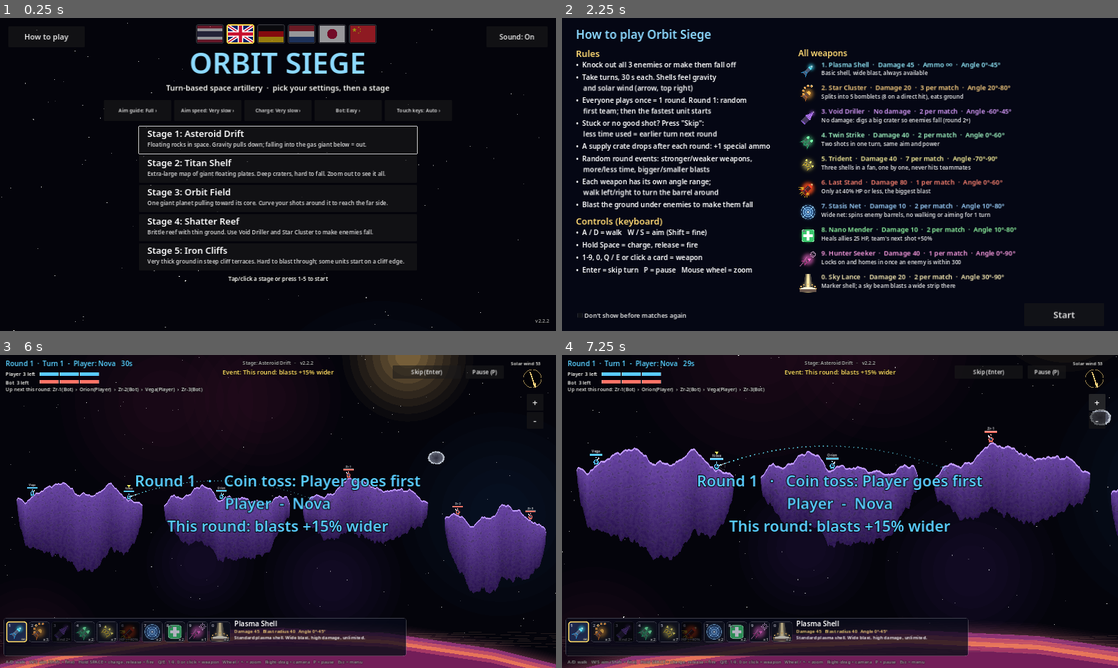
Above: before the commit, frames 1-4 (two rows, left to right).
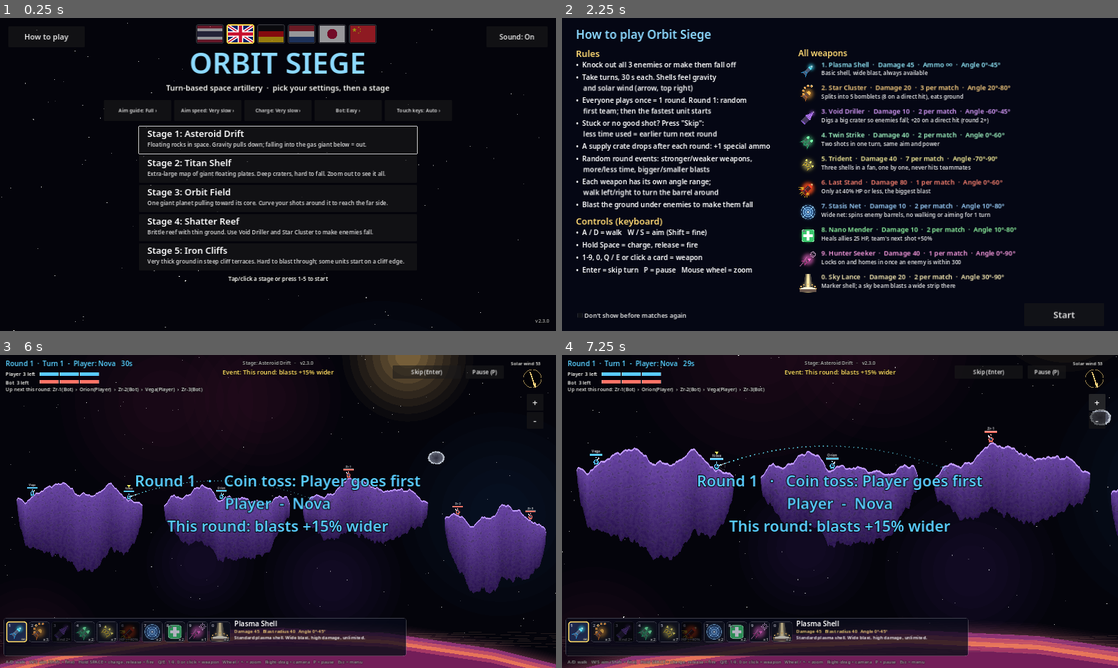
Above: after the commit, the same moments.

Repository: Pid924/OrbitSiege
Game: Godot game, scene res://scenes/menu.tscn
The game is run twice, just before and just after one commit, with the same random seed, the same clock (stepped at 60 frames per second) and the same inputs.
Inputs:
- Up to frame 1 (0.25 s): no input
- Up to frame 2 (2.25 s): click "Bot: Easy ›" at 0.5 s; click "Bot: Normal ›" at 1.25 s; click "Stage 1: Asteroid Drift" at 2 s
- Up to frame 3 (6 s): click "Stage 1: Asteroid Drift" at 2.75 s; click "Don't show before matches aga…" at 3.5 s; click "Don't show before matches aga…" at 4.25 s; click "Don't show before matches aga…" at 5 s; click "Start" at 5.75 s
- Up to frame 4 (7.25 s): click "+" at 6.5 s

The runs differ from the first frame. In frame 1, less than 0.1% of the frame differs, in the area x 97-99%, y 96-98%; in frame 2, 0.6%, in the area x 46-81%, y 28-34%; in frame 3, less than 0.1%; in frame 4, less than 0.1%.

Commit message:
2.3.0: Void Driller damage + wider tunnel; buff crates (HP, damage, double, teleport, poison)
Co-Authored-By: Claude Opus 5.5 <noreply@anthropic.com>
Claude-Session: https://claude.ai/code/session_01Lo9zaQgDYn7BjieRUw61Dn

Diff:
--- a/project.godot
+++ b/project.godot
@@ -5,7 +5,7 @@
 
 config/name="Orbit Siege"
 config/description="Turn-based space artillery prototype."
-config/version="2.2.2"
+config/version="2.3.0"
 config/icon="res://icon.png"
 run/main_scene="res://scenes/menu.tscn"
 config/features=PackedStringArray("4.2", "GL Compatibility")
--- a/scripts/game/crate.gd
+++ b/scripts/game/crate.gd
@@ -56,9 +56,14 @@
 		draw_arc(Vector2(sway, -40), 22.0, PI, TAU, 16, Color(1, 0.6, 0.3), 6.0)
 		for x in [-20.0, 0.0, 20.0]:
 			draw_line(Vector2(sway + x, -40), Vector2(x * 0.4, -18), Color(1, 1, 1, 0.6), 1.0)
+	# Supply crates are brown with "?"; buff crates are violet with "+" (they work on pickup).
+	var buff := kind == "buff"
+	var fill := Color(0.42, 0.25, 0.62) if buff else Color(0.55, 0.42, 0.25)
+	var trim := Color(0.85, 0.7, 1.0) if buff else Color(0.95, 0.8, 0.45)
 	var body := Rect2(-12, -22, 24, 22)
-	draw_rect(body, Color(0.55, 0.42, 0.25))
-	draw_rect(body, Color(0.95, 0.8, 0.45), false, 2.0)
-	draw_line(Vector2(-12, -11), Vector2(12, -11), Color(0.95, 0.8, 0.45), 2.0)
+	draw_rect(body, fill)
+	draw_rect(body, trim, false, 2.0)
+	draw_line(Vector2(-12, -11), Vector2(12, -11), trim, 2.0)
 	var glow := 0.6 + 0.4 * sin(_time * 4.0)
-	draw_string(ThemeDB.fallback_font, Vector2(-5, -6), "?", HORIZONTAL_ALIGNMENT_LEFT, -1, 14, Color(1, 1, 0.7, glow))
+	var mark_color := Color(1, 0.85, 1.0, glow) if buff else Color(1, 1, 0.7, glow)
+	draw_string(ThemeDB.fallback_font, Vector2(-5, -6), "+" if buff else "?", HORIZONTAL_ALIGNMENT_LEFT, -1, 14, mark_color)
--- a/scripts/game/game_settings.gd
+++ b/scripts/game/game_settings.gd
@@ -39,7 +39,7 @@
 
 ## How much of the predicted flight path the human player sees, in seconds of flight.
 const GUIDE_OPTIONS := [["ปิด", 0.0], ["สั้น", 0.35], ["กลาง", 0.9], ["ยาว", 2.0], ["เต็มเส้น", 12.0]]
-const VERSION := "2.2.2"
+const VERSION := "2.3.0"
 
 ## [label, seconds to fill the charge bar] for the human player.
 const CHARGE_OPTIONS := [["ช้ามาก", 5.0], ["ช้า", 3.6], ["ปกติ", 2.6], ["เร็ว", 1.6]]
--- a/scripts/game/i18n_table.gd
+++ b/scripts/game/i18n_table.gd
@@ -10,6 +10,24 @@
 	"ไม่โดนพวกเดียวกัน (ฮีลเพื่อนแทน)": ["Never hurts your team (heals them instead)", "Trifft nie dein Team (heilt es stattdessen)", "Raakt nooit je team (geneest het juist)", "味方には当たらない（代わりに回復）", "不会伤到队友（改为治疗）"],
 	"ไม่มีดาเมจ แต่พื้นที่ถล่มทำให้พวกเดียวกันร่วงได้": ["No damage, but the collapsing ground can drop your own team", "K …(194 unchanged characters)…
 	"โดนพวกเดียวกันด้วย ระวัง!": ["Hurts your own team too, careful!", "Trifft auch dein Team, Vorsicht!", "Raakt ook je eigen team, pas op!", "味方にも当たる、注意！", "也会伤到队友，小心！"],
+	"กล่องพลังกำลังตก!": ["A power crate is falling!", "Eine Kraftkiste fällt!", "Er valt een krachtkist!", "パワー箱が落下中！", "能量箱正在落下！"],
+	"+%d HP": ["+%d HP", "+%d LP", "+%d HP", "+%d HP", "+%d HP"],
+	"นัดถัดไปดาเมจ +%d%%": ["Next shot +%d%% damage", "Nächster Schuss +%d%% Schaden", "Volgend schot +%d%% schade", "次の一発 ダメージ+%d%%", "下一发伤害+%d%%"],
+	"นัดถัดไปยิงซ้ำอัตโนมัติ": ["Next shot fires twice", "Nächster Schuss feuert doppelt", "Volgend schot vuurt twee keer", "次の一発は自動で2回", "下一发自动连射两次"],
+	"นัดถัดไปเป็นกระสุนวาร์ป": ["Next shot is a teleport", "Nächster Schuss teleportiert", "Volgend schot is een teleport", "次の一発はワープ弾", "下一发是传送弹"],
+	"นัดถัดไปมีพิษ": ["Next shot is poisoned", "Nächster Schuss ist giftig", "Volgend schot is giftig", "次の一発は毒入り", "下一发带毒"],
+	"ติดพิษ!": ["Poisoned!", "Vergiftet!", "Vergiftigd!", "毒！", "中毒！"],
+	"พิษ -%d": ["Poison -%d", "Gift -%d", "Gif -%d", "毒 -%d", "中毒 -%d"],
+	"วาร์ป!": ["Teleport!", "Teleport!", "Teleport!", "ワープ！", "传送！"],
+	"วาร์ปพลาด!": ["Teleport failed!", "Teleport fehlgeschlagen!", "Teleport mislukt!", "ワープ失敗！", "传送失败！"],
+	"นัดนี้เป็นกระสุนวาร์ป (เลือกอาวุธไม่ได้)": ["This shot is a teleport (no weapon choice)", "Dieser Schuss teleportiert (keine Waffenwahl)", "Dit schot is een teleport (geen wapenkeuze)", "この一発はワープ弾（武器選択不可）", "本发为传送弹（不能选武器）"],
+	"ดาเมจ +%d%%": ["Damage +%d%%", "Schaden +%d%%", "Schade +%d%%", "ダメージ+%d%%", "伤害+%d%%"],
+	"ยิงซ้ำ": ["Double shot", "Doppelschuss", "Dubbel schot", "2連射", "连射"],
+	"กระสุนพิษ": ["Poison shot", "Giftschuss", "Gifschot", "毒弾", "毒弹"],
+	"ติดพิษอีก %d ตา": ["Poisoned for %d more turns", "Noch %d Züge vergiftet", "Nog %d beurten vergiftigd", "毒 あと%dターン", "中毒还剩%d回合"],
+	"สถานะ: ": ["Status: ", "Status: ", "Status: ", "状態: ", "状态: "],
+	"วาร์ปไปจุดที่กระสุนตก ถ้าไปยืนตรงนั้นไม่ได้ถือว่าพลาด": ["Teleports you to where the shell lands; no room to stand there means a miss.", "Teleportiert dich zum Einschlag; ohne Platz zum Stehen ist es verfehlt.", "Teleporteert je naar de inslag; geen plek om te staan is een misser.", "着弾点にワープ。立てる場所がなければ失敗。", "传送到落点，落点无法站立则失败。"],
+	"+%d ถ้าโดนตรง": ["+%d on direct hit", "+%d bei Volltreffer", "+%d bij voltreffer", "直撃+%d", "直接命中+%d"],
 	"คุณ": ["You", "Du", "Jij", "あなた", "你"],
 	"อีกฝ่าย": ["Rival", "Gegner", "Tegenstander", "相手", "对手"],
 	"อีกฝ่ายชนะ": ["Your rival wins", "Dein Gegner gewinnt", "Je tegenstander wint", "相手の勝ち", "对手获胜"],
@@ -84,7 +102,7 @@
 	"รอบนี้วงระเบิดแคบลง %d%%": ["This round: blasts -%d%% smaller", "Diese Runde: Explosionen -%d%% kleiner", "Deze ronde: explosies -%d%% kleiner", "このラウンド：爆発範囲 -%d%%", "本回合：爆炸范围 -%d%%"],
 	"กระสุนพลาสมามาตรฐาน ระเบิดวงกว้าง ดาเมจสูง ใช้ได้ไม่จำกัด": ["Standard plasma shell. Wide blast, high damage, unlimit …(199 unchanged characters)…
 	"กระทบแล้วแตกเป็นลูกย่อย 5 ลูก ถ้าโดนตัวศัตรูจัง ๆ แตก 8 ลูก กินพื้นหายไปเยอะ ทำให้ศัตรูร่วงได้": ["Splits into 5 bomb …(359 unchanged characters)…
-	"ไม่มีดาเมจ เจาะทะลุพื้นเป็นอุโมงค์กว้าง แล้วทลายพื้นเป็นหลุมใหญ่ (รัศมี 78) ทำให้ศัตรูร่วง ใช้ได้ตั้งแต่รอบ 2": ["No damage. Bores a wide tunnel, then collapses a big crater (radius 78) so enemies fall. From round 2.", "Kein Schaden. Bohrt einen breiten Tunnel und reißt einen Krater (Radius 78) auf. Ab Runde 2.", "Geen schade. Boort een brede tunnel en slaat een krater (straal 78) zodat vijanden vallen. Vanaf ronde 2.", "ダメージなし。広いトンネルを掘り、\n大穴（半径78）を開けて敵を落とす。ラウンド2から。", "无伤害。钻出宽隧道后塌成大坑\n（半径78），让敌人坠落。第2轮起可用。"],
+	"เจาะทะลุพื้นเป็นอุโมงค์กว้าง แล้วทลายพื้นเป็นหลุมใหญ่ (รัศมี 78) ทำให้ศัตรูร่วง ดาเมจ 10 ถ้าโดนตัวก่อนเจาะพื้น +20 ใช้ได้ตั้งแต่รอบ 2": ["Bores a wide tunnel, then collapses a big crater (radius 78) so enemies fall. 10 damage, +20 if it hits a unit before drilling. From round 2.", "Bohrt einen breiten Tunnel und reißt einen Krater (Radius 78) auf. 10 Schaden, +20 bei Treffer vor dem Bohren. Ab Runde 2.", "Boort een brede tunnel en slaat een krater (straal 78). 10 schade, +20 als hij een eenheid raakt vóór het boren. Vanaf ronde 2.", "広いトンネルを掘り、大穴（半径78）で敵を落とす。\nダメージ10、掘る前に直撃なら+20。ラウンド2から。", "钻出宽隧道后塌成大坑（半径78）让敌人坠落。\n伤害10，钻地前直接命中+20。第2轮起可用。"],
 	"ยิงได้ 2 ครั้งในตาเดียว ด้วยมุมและแรงเดิม นัดที่สองซ้ำจุดเดิมให้หลุมลึกขึ้น": ["Fires twice in one turn with the same …(304 unchanged characters)…
 	"ยิง 3 นัดแบบพัด ทีละนัดห่างกัน 0.5 วินาที เล็งได้ทุกมุม ลูกข้างโดนลมแรงกว่าลูกหลัก ไม่โดนเพื่อนร่วมทีม": ["Fires 3 sh …(473 unchanged characters)…
 	"ปลดล็อกเมื่อเลือดเหลือไม่เกิน 40% ระเบิดรุนแรงที่สุดในเกม ใช้ได้ครั้งเดียว": ["Unlocks at 40% HP or less. The stronge …(260 unchanged characters)…
@@ -94,7 +112,7 @@
 	"ยิงลูกบอกพิกัดไปตกตรงไหน ลำแสงจากฟ้าจะยิงลงมาถล่มพื้นตรงนั้นเป็นวงกว้าง ใช้ได้ 2 ครั้ง": ["Fires a marker; a beam fro …(328 unchanged characters)…
 	"กระสุนพื้นฐาน ระเบิดวงกว้าง ใช้ได้ตลอด": ["Basic shell, wide blast, always available", "Standardgranate, große Explosion, immer verfügbar", "Standaardgranaat, grote explosie, altijd beschikbaar", "基本の弾。爆発範囲が広く、いつでも使える", "基础弹，爆炸范围大，随时可用"],
 	"แตกเป็นลูกย่อย 5 ลูก โดนตัวจัง ๆ แตก 8 ลูก กินพื้นเยอะ": ["Splits into 5 bomblets (8 on a direct hit), eats ground", "5 Bomblets (8 bei Volltreffer), frisst viel Boden", "5 bommetjes (8 bij voltreffer), vreet grond weg", "子弾5個（直撃で8個）に分裂、地面を大きく削る", "分裂5颗子弹（直接命中8颗），大量削地"],
-	"ไม่มีดาเมจ เจาะพื้นเป็นหลุมใหญ่ ทำให้ศัตรูร่วง ใช้ได้ตั้งแต่รอบ 2": ["No damage: digs a big crater so enemies fall (round 2+)", "Kein Schaden: gräbt einen Krater, Gegner stürzen (ab Runde 2)", "Geen schade: graaft een krater, vijanden vallen (vanaf ronde 2)", "ダメージなし。大穴で敵を落とす（ラウンド2から）", "无伤害，挖大坑让敌人坠落（第2轮起）"],
+	"เจาะพื้นเป็นหลุมใหญ่ ทำให้ศัตรูร่วง โดนตัวตรงๆ +20 ใช้ได้ตั้งแต่รอบ 2": ["Digs a big crater so enemies fall; +20 on a direct hit (round 2+)", "Gräbt einen Krater, Gegner stürzen; +20 bei Volltreffer (ab Runde 2)", "Graaft een krater, vijanden vallen; +20 bij voltreffer (vanaf ronde 2)", "大穴で敵を落とす。直撃で+20（ラウンド2から）", "挖大坑让敌人坠落，直接命中+20（第2轮起）"],
 	"ยิง 2 นัดในตาเดียว มุมและแรงเดิม": ["Two shots in one turn, same aim and power", "Zwei Schüsse pro Zug, gleiches Zielen", "Twee schoten per beurt, zelfde richting", "1ターンに同じ狙いで2発", "一回合两发，角度力度相同"],
 	"ยิง 3 นัดแบบพัด ทีละนัด ไม่โดนเพื่อน": ["Three shells in a fan, one by one, never hits teammates", "Drei Granaten im Fächer nacheinander, trifft nie Verbündete", "Drie granaten in een waaier na elkaar, raakt nooit teamgenoten", "3発を扇状に順番に発射、味方に当たらない", "扇形依次发射3发，不伤队友"],
 	"ตาข่ายวงกว้าง สุ่มมุมปืนศัตรู เดินและหมุนปืนไม่ได้ 1 ตา": ["Wide net: spins enemy barrels, no walking or aiming for 1 …(212 unchanged characters)…
--- a/scripts/game/match.gd
+++ b/scripts/game/match.gd
@@ -74,6 +74,12 @@
 var shots_left := 0
 var refire_timer := 0.0
 var last_shot := {}
+var shot_poison := false  # this shot leaves poison where it bursts (crate buff)
+var crate_drops := 0  # crates alternate: supply (ammo) then buff
+const BUFF_KINDS := ["hp", "dmg", "double", "teleport", "poison"]
+const POISON_DAMAGE := 10
+const POISON_TURNS := 3
+const POISON_RADIUS := 140.0  # same as the Stasis Net
 var volley: Array = []  # shells still to fire one by one: [seconds left, angle offset]
 var crates: Array = []
 ## A round = every living unit plays once. Round 1 starts with a coin toss for the first team;
@@ -439,7 +445,11 @@
 
 func _fire(angle: float, power: float) -> void:
 	var weapon := current_weapon_id()
-	if not weapon_available(current_team, weapon):
+	var buffs: Dictionary = active_unit.buffs
+	if buffs.has("teleport"):
+		weapon = "teleport"  # the teleport crate replaces this shot, whatever was picked
+		buffs.erase("teleport")
+	elif not weapon_available(current_team, weapon):
 		weapon = Weapons.LIST[0]
 		team_weapon[current_team] = 0
 	if team_ammo[current_team].has(weapon):
@@ -456,6 +466,12 @@
 		shot_dmg_mult *= 1.0 + team_boost[current_team]
 		team_boost[current_team] = 0.0
 	shot_radius_mult = 1.0 + _event_value("blast") / 100.0
+	shot_dmg_mult *= 1.0 + float(buffs.get("dmg", 0.0))
+	if buffs.has("double"):
+		shots_left += 1  # fire the same shot once more, automatically
+	shot_poison = buffs.has("poison")
+	for k in ["dmg", "double", "poison"]:
+		buffs.erase(k)
 	_launch(last_shot)
 	# Special weapons are one-off picks: the next turn starts back on weapon 1.
 	team_weapon[current_team] = 0
@@ -657,6 +673,11 @@
 
 func on_detonation(pos: Vector2, weapon_id: String, vel: Vector2, direct := false) -> void:
 	var w := Weapons.get_def(weapon_id)
+	if shot_poison:
+		_spread_poison(pos)
+	if w.get("teleport", false):
+		_teleport(pos)
+		return
 	if w.has("strike_width"):
 		_call_sky_strike(pos, weapon_id)
 		return
@@ -698,7 +719,10 @@
 				_float_text(c + Vector2(0, -30), "+%d" % healed, Color(0.5, 1.0, 0.55))
 			continue
 		var f := 1.0 - d / reach
-		var dmg := int(round(w.damage * f * shot_dmg_mult))
+		var base: float = w.damage
+		if direct and u == unit_at(pos):
+			base += w.get("direct_bonus", 0.0)  # Void Driller hitting a unit before it drills
+		var dmg := int(round(base * f * shot_dmg_mult))
 		if dmg <= 0:
 			continue
 		u.take_damage(dmg)
@@ -718,6 +742,51 @@
 	camera.shake = maxf(camera.shake, radius * 0.3)
 
 
+## Poison crate: enemies near the burst lose POISON_DAMAGE at the start of their next 3 turns.
+func _spread_poison(pos: Vector2) -> void:
+	var fx := Explosion.new()
+	fx.setup(pos, POISON_RADIUS * 0.7, Color(0.4, 1.0, 0.35))
+	add_child(fx)
+	for u in units:
+		if u.alive and u.team != current_team and u.body_center().distance_to(pos) < POISON_RADIUS:
+			u.poison_turns = POISON_TURNS
+			_float_text(u.body_center() + Vector2(0, -62), L.t("ติดพิษ!"), Color(0.5, 1.0, 0.4))
+
+
+## Teleport crate: the shooter appears where the shell landed, if there is room to stand.
+func _teleport(pos: Vector2) -> void:
+	var u = active_unit
+	if u == null or not u.alive:
+		return
+	var up: Vector2 = physics.up_at(pos)
+	var spot = null
+	for k in 48:  # climb out of the ground along "up" to the first free pixel
+		var p: Vector2 = pos + up * k
+		if not terrain.is_solid(p):
+			if terrain.is_solid(p - up) and _room_to_stand(p, up):
+				spot = p
+			break
+	if spot == null or (abyss_y < INF and spot.y > abyss_y - 20.0):
+		_float_text(pos + Vector2(0, -30), L.t("วาร์ปพลาด!"), Color(0.8, 0.6, 1.0))
+		return
+	u.position = spot
+	u.velocity = Vector2.ZERO
+	u.grounded = true
+	u.up = up
+	sfx.play("zap")
+	var fx := Explosion.new()
+	fx.setup(spot, 40.0, Color(0.75, 0.55, 1.0))
+	add_child(fx)
+	_float_text(spot + Vector2(0, -50), L.t("วาร์ป!"), Color(0.8, 0.65, 1.0))
+
+
+func _room_to_stand(p: Vector2, up: Vector2) -> bool:
+	for k in range(1, 20):
+		if terrain.is_solid(p + up * k):
+			return false
+	return true
+
+
 func _call_sky_strike(pos: Vector2, weapon_id: String) -> void:
 	var w := Weapons.get_def(weapon_id)
 	var axis := physics.up_at(pos)
@@ -761,7 +830,8 @@
 	crates = crates.filter(func(c): return not c.gone)
 	if crates.size() >= MAX_CRATES:
 		return
-	var kind := "ammo"
+	var kind := "ammo" if crate_drops % 2 == 0 else "buff"  # the two kinds take turns
+	crate_drops += 1
 	var pos: Vector2
 	var placed := false
 	# Aim at ground someone can walk to, and check the crate really lands there.
@@ -786,7 +856,8 @@
 	crate.setup(pos, kind, physics, terrain)
 	add_child(crate)
 	crates.append(crate)
-	_float_text(pos.clamp(Vector2(60, 60), world_size - Vector2(60, 60)), L.t("กล่องเสบียงกำลังตก!"), Color(1, 0.85, 0.5))
+	var drop_text := L.t("กล่องเสบียงกำลังตก!") if kind == "ammo" else L.t("กล่องพลังกำลังตก!")
+	_float_text(pos.clamp(Vector2(60, 60), world_size - Vector2(60, 60)), drop_text, Color(1, 0.85, 0.5))
 
 
 ## Ground spots a living unit can walk to, one every ~24 px along its walk both ways.
@@ -854,6 +925,11 @@
 
 func _collect(crate, unit) -> void:
 	sfx.play("pickup")
+	if crate.kind == "buff":
+		_collect_buff(unit)
+		crates.erase(crate)
+		crate.queue_free()
+		return
 	var id: String = AMMO_LOOT[rng.randi() % AMMO_LOOT.size()]
 	if team_ammo[unit.team].has(id):  # unlimited (debug) stays unlimited
 		team_ammo[unit.team][id] += 1
@@ -863,6 +939,33 @@
 	crate.queue_free()
 
 
+## Buff crate: works at once, no button. Shot buffs last until the end of the unit's turn
+## (its next turn if it picks the crate up on someone else's turn or after firing).
+func _collect_buff(unit) -> void:
+	var kind: String = BUFF_KINDS[rng.randi() % BUFF_KINDS.size()]
+	var text := ""
+	match kind:
+		"hp":
+			var healed: int = unit.heal(rng.randi_range(15, 40))
+			text = L.t("+%d HP") % healed
+		"dmg":
+			var pct := rng.randi_range(10, 50)
+			unit.buffs["dmg"] = pct / 100.0
+			text = L.t("นัดถัดไปดาเมจ +%d%%") % pct
+		"double":
+			unit.buffs["double"] = true
+			text = L.t("นัดถัดไปยิงซ้ำอัตโนมัติ")
+		"teleport":
+			unit.buffs["teleport"] = true
+			text = L.t("นัดถัดไปเป็นกระสุนวาร์ป")
+		"poison":
+			unit.buffs["poison"] = true
+			text = L.t("นัดถัดไปมีพิษ")
+	if unit == active_unit and phase != Phase.AIMING:
+		unit.buff_keep = true  # already fired this turn: keep it for the next one
+	_float_text(unit.body_center() + Vector2(0, -50), text, Color(1.0, 0.8, 0.35))
+
+
 func _on_unit_fell(unit) -> void:
 	sfx.play("fall")
 	var pos: Vector2 = unit.position.clamp(Vector2(40, 40), Vector2(world_size.x - 40, minf(abyss_y, world_size.y) - 30))
@@ -892,6 +995,18 @@
 		active_unit.charge = 0.0
 		active_unit.rooted_turns = maxi(0, active_unit.rooted_turns - 1)
 		time_used[active_unit.unit_id] = turn_start_time - maxf(turn_time_left, 0.0)
+		# Shot buffs not used this turn are gone (teleport waits for the next shot).
+		if active_unit.buff_keep:
+			active_unit.buff_keep = false
+		else:
+			for k in ["dmg", "double", "poison"]:
+				active_unit.buffs.erase(k)
+	if not _check_game_over():
+		_start_turn()
+
+
+## Ends the match when a team has nobody left. Returns true if it ended.
+func _check_game_over() -> bool:
 	var a := alive_count(0)
 	var b := alive_count(1)
 	if a == 0 or b == 0:
@@ -902,8 +1017,8 @@
 			print("game over after %d turns (%d rounds), winner: %d" % [turn_number, round_number, winner])
 		sfx.play("win" if winner == local_team else "lose")
 		game_over.emit(winner)
-		return
-	_start_turn()
+		return true
+	return false
 
 
 func _start_round() -> void:
@@ -960,6 +1075,12 @@
 		while round_queue.is_empty():
 			_start_round()
 		var u = round_queue.pop_front()
+		if u.alive and u.poison_turns > 0:
+			u.poison_turns -= 1
+			u.take_damage(POISON_DAMAGE)
+			_float_text(u.body_center() + Vector2(0, -30), L.t("พิษ -%d") % POISON_DAMAGE, Color(0.5, 1.0, 0.4))
+			if not u.alive and _check_game_over():
+				return
 		if u.alive:
 			active_unit = u
 	current_team = active_unit.team
--- a/scripts/game/projectile.gd
+++ b/scripts/game/projectile.gd
@@ -38,7 +38,7 @@
 			position += vel * h
 			game.terrain.carve(position, w.get("drill_width", 9.0))
 			if game.unit_at(position) != null:
-				_detonate(true)
+				_detonate(false)  # already drilling: no direct-hit bonus
 			elif drill_left <= 0.0 or not game.physics.bounds.has_point(position):
 				_detonate()
 			continue
--- a/scripts/game/unit.gd
+++ b/scripts/game/unit.gd
@@ -21,6 +21,10 @@
 var grounded := false
 var up := Vector2.UP
 var is_active := false
+var poison_turns := 0  # own turns left that start with poison damage
+## Crate buffs for this unit's next shot: "dmg" (extra fraction), "double", "teleport", "poison".
+var buffs := {}
+var buff_keep := false  # picked up after firing this turn: keep through this turn's end
 var rooted_turns := 0  # own turns left during which this unit cannot walk
 var fell_into_core := false
 var aim_range := Vector2(-70, 90)  # allowed elevation above level (weapon range + ground tilt), for drawing
@@ -216,6 +220,13 @@
 	draw_rect(bar, Color(0, 0, 0, 0.65))
 	draw_rect(Rect2(bar.position, Vector2(40.0 * fill, 6)), bar_color)
 	draw_rect(bar, Color(1, 1, 1, 0.4), false, 1.0)
+	# Status dots left of the HP bar: green = poisoned, gold = has a crate buff.
+	var dot := head + Vector2(-26, 3)
+	if poison_turns > 0:
+		draw_circle(dot, 3.5, Color(0.4, 1.0, 0.35))
+		dot.x -= 9.0
+	if not buffs.is_empty():
+		draw_circle(dot, 3.5, Color(1.0, 0.8, 0.25))
 	draw_string(font, head + Vector2(-30, -4), unit_name, HORIZONTAL_ALIGNMENT_CENTER, 60, 11, Color(1, 1, 1, 0.9))
 	if is_active:
 		var y := -14.0 + sin(_bob * 5.0) * 3.0
--- a/scripts/sim/weapons.gd
+++ b/scripts/sim/weapons.gd
@@ -22,6 +22,12 @@
 const LIST := ["plasma", "cluster", "driller", "double", "triple", "rage", "snare", "mender", "seeker", "sky"]
 
 const DATA := {
+	# Not in LIST: the shot a teleport crate turns your next shot into.
+	"teleport": {
+		"name": "Teleport", "radius": 0.0, "damage": 0.0, "teleport": true, "elev": Vector2(-70, 90),
+		"color": Color(0.75, 0.55, 1.0), "icon": "res://assets/weapons/seeker.png",
+		"desc": "วาร์ปไปจุดที่กระสุนตก ถ้าไปยืนตรงนั้นไม่ได้ถือว่าพลาด",
+	},
 	"plasma": {
 		"name": "Plasma Shell", "radius": 40.0, "damage": 45.0, "elev": Vector2(0, 45),
 		"color": Color(0.4, 0.9, 1.0), "icon": "res://assets/weapons/plasma.png",
@@ -33,9 +39,9 @@
 		"desc": "กระทบแล้วแตกเป็นลูกย่อย 5 ลูก ถ้าโดนตัวศัตรูจัง ๆ แตก 8 ลูก กินพื้นหายไปเยอะ ทำให้ศัตรูร่วงได้",
 	},
 	"driller": {
-		"name": "Void Driller", "radius": 34.0, "carve": 78.0, "damage": 0.0, "ammo": 2, "min_round": 2, "elev": Vector2(-60, 45),
-		"color": Color(0.8, 0.45, 1.0), "drill_time": 0.8, "drill_width": 22.0, "icon": "res://assets/weapons/driller.png",
-		"desc": "ไม่มีดาเมจ เจาะทะลุพื้นเป็นอุโมงค์กว้าง แล้วทลายพื้นเป็นหลุมใหญ่ (รัศมี 78) ทำให้ศัตรูร่วง ใช้ได้ตั้งแต่รอบ 2",
+		"name": "Void Driller", "radius": 34.0, "carve": 78.0, "damage": 10.0, "direct_bonus": 20.0, "ammo": 2, "min_round": 2, "elev": Vector2(-60, 45),
+		"color": Color(0.8, 0.45, 1.0), "drill_time": 0.8, "drill_width": 30.0, "icon": "res://assets/weapons/driller.png",
+		"desc": "เจาะทะลุพื้นเป็นอุโมงค์กว้าง แล้วทลายพื้นเป็นหลุมใหญ่ (รัศมี 78) ทำให้ศัตรูร่วง ดาเมจ 10 ถ้าโดนตัวก่อนเจาะพื้น +20 ใช้ได้ตั้งแต่รอบ 2",
 	},
 	"double": {
 		"name": "Twin Strike", "radius": 30.0, "damage": 40.0, "ammo": 2, "shots": 2, "elev": Vector2(0, 60),
--- a/scripts/ui/how_to_play.gd
+++ b/scripts/ui/how_to_play.gd
@@ -13,7 +13,7 @@
 const TIPS := {
 	"plasma": "กระสุนพื้นฐาน ระเบิดวงกว้าง ใช้ได้ตลอด",
 	"cluster": "แตกเป็นลูกย่อย 5 ลูก โดนตัวจัง ๆ แตก 8 ลูก กินพื้นเยอะ",
-	"driller": "ไม่มีดาเมจ เจาะพื้นเป็นหลุมใหญ่ ทำให้ศัตรูร่วง ใช้ได้ตั้งแต่รอบ 2",
+	"driller": "เจาะพื้นเป็นหลุมใหญ่ ทำให้ศัตรูร่วง โดนตัวตรงๆ +20 ใช้ได้ตั้งแต่รอบ 2",
 	"double": "ยิง 2 นัดในตาเดียว มุมและแรงเดิม",
 	"triple": "ยิง 3 นัดแบบพัด ทีละนัด ไม่โดนเพื่อน",
 	"rage": "ใช้ได้เมื่อ HP ไม่เกิน 40% ระเบิดแรงที่สุด",
--- a/scripts/ui/hud.gd
+++ b/scripts/ui/hud.gd
@@ -18,6 +18,7 @@
 var team_bars: TeamBars
 var stage_label: Label
 var event_label: Label
+var buff_label: Label  # crate buffs and poison on the unit whose turn it is
 var help: Label
 var banner: Label
 var power_bar: ProgressBar
@@ -118,6 +119,10 @@
 	event_label.size = Vector2(600, 26)
 	event_label.horizontal_alignment = HORIZONTAL_ALIGNMENT_CENTER
 	event_label.add_theme_color_override("font_color", Color(1, 0.85, 0.4))
+	buff_label = _label(Vector2(400, 62), 18)
+	buff_label.size = Vector2(800, 26)
+	buff_label.horizontal_alignment = HORIZONTAL_ALIGNMENT_CENTER
+	buff_label.add_theme_color_override("font_color", Color(0.85, 0.7, 1.0))
 	help = _label(Vector2(16, 872), 13)
 	help.modulate = Color(1, 1, 1, 0.6)
 	help.text = L.t("ปุ่มซ้าย/ขวา = เดิน   ปุ่มขึ้น/ลง = เล็ง   กดค้างปุ่มยิง = ชาร์จ ปล่อย = ยิง   แตะรูปอาวุธ = เปลี่ยน  …(244 unchanged characters)…
@@ -331,6 +336,9 @@
 		order_label.text = L.t("ต่อไปในรอบนี้: ") + ("  ›  ".join(next) if not next.is_empty() else L.t("จบรอบแล้วขึ้นรอบใหม่"))
 		info.modulate = game.TEAM_COLORS[game.current_team]
 		power_bar.value = u.charge
+		buff_label.text = _buff_text(u)
+	else:
+		buff_label.text = ""
 	var current: String = game.current_weapon_id()
 	var w := Weapons.get_def(current)
 	weapon_name.text = w.name
@@ -425,6 +433,21 @@
 	weapon_tip.visible = true
 
 
+func _buff_text(u) -> String:
+	var parts := []
+	if u.buffs.has("teleport"):
+		parts.append(L.t("นัดนี้เป็นกระสุนวาร์ป (เลือกอาวุธไม่ได้)"))
+	if u.buffs.has("dmg"):
+		parts.append(L.t("ดาเมจ +%d%%") % roundi(u.buffs.dmg * 100.0))
+	if u.buffs.has("double"):
+		parts.append(L.t("ยิงซ้ำ"))
+	if u.buffs.has("poison"):
+		parts.append(L.t("กระสุนพิษ"))
+	if u.poison_turns > 0:
+		parts.append(L.t("ติดพิษอีก %d ตา") % u.poison_turns)
+	return (L.t("สถานะ: ") + "  ·  ".join(parts)) if not parts.is_empty() else ""
+
+
 ## Hover text for a weapon card: what it does, its numbers, and whether it hurts your team.
 func _weapon_tooltip(w: Dictionary) -> String:
 	var friendly: String
@@ -451,6 +474,8 @@
 		parts.append(L.t("หลุมกว้าง %d") % w.get("carve", w.radius))
 	else:
 		parts.append(L.t("ดาเมจ %d") % w.damage)
+		if w.has("direct_bonus"):
+			parts.append(L.t("+%d ถ้าโดนตรง") % w.direct_bonus)
 		parts.append(L.t("รัศมีระเบิด %d") % w.radius)
 	if w.has("elev"):
 		parts.append(L.t("มุม %d°-%d°") % [int(w.elev.x), int(w.elev.y)])
Binary file changed: assets/fonts/noto-sans-ja-600.woff2
Binary file changed: assets/fonts/noto-sans-zh-600.woff2
Not shown, changed: CHANGELOG.md
Not shown, changed: docs/index.pck
